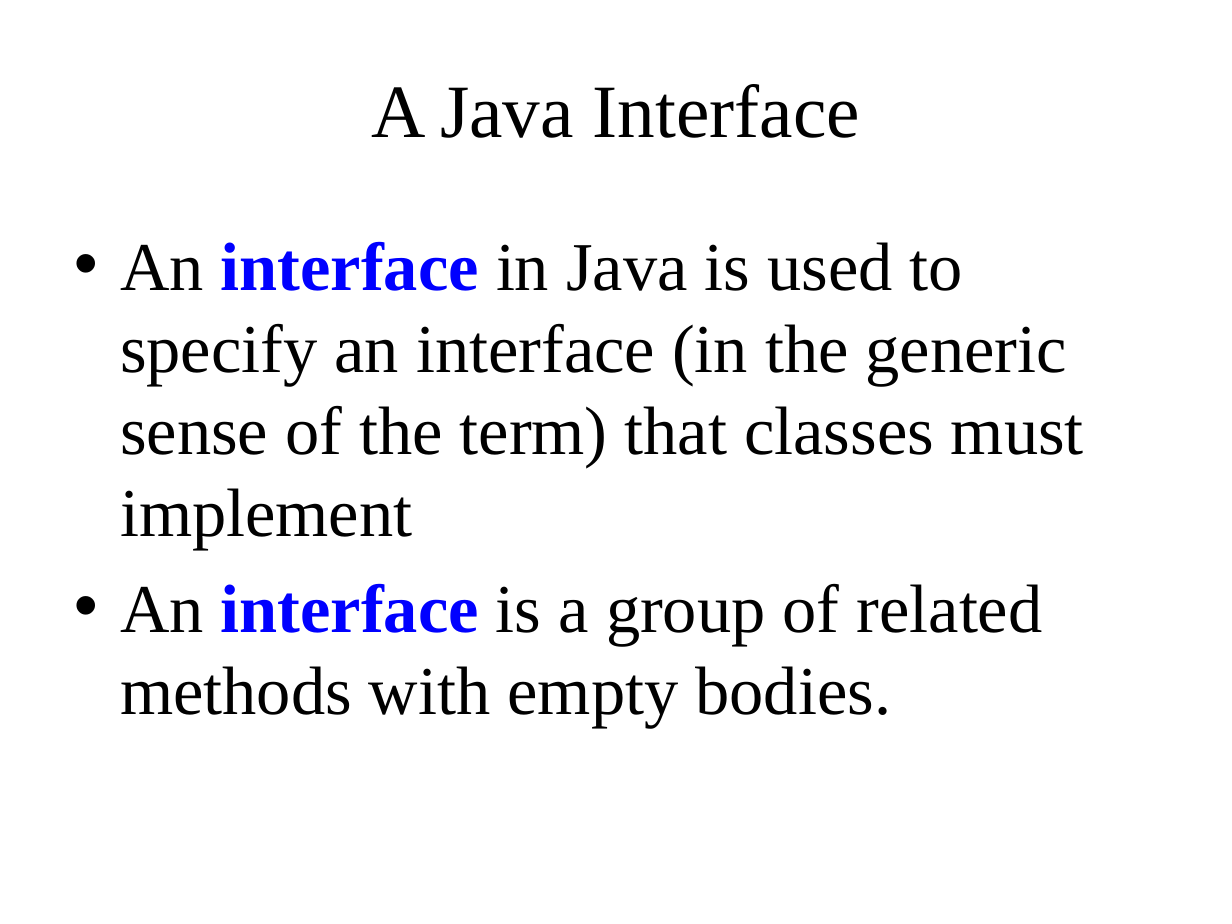
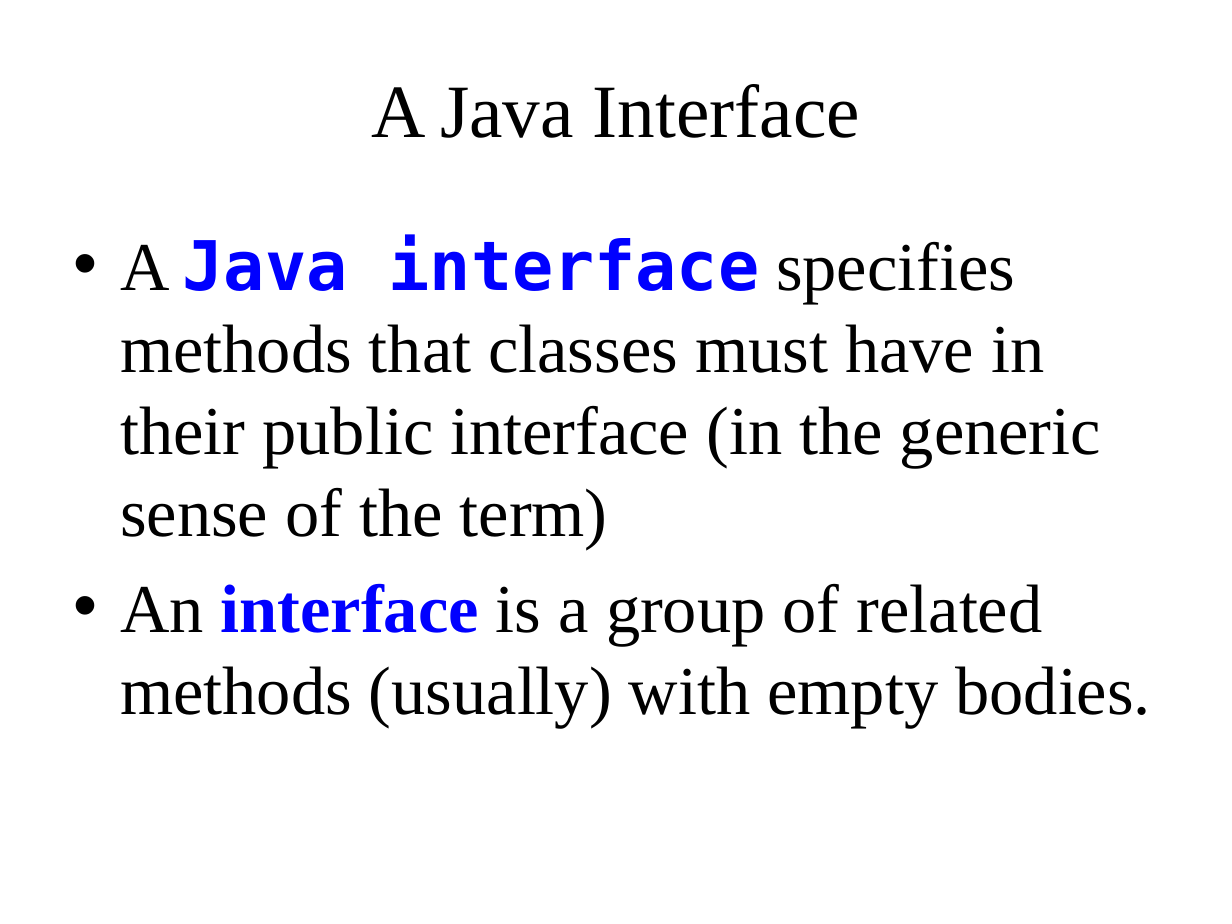
Before and after one commit to Cy-FairCS/cs3, a slide deck: slide 3 of u04b_interfaces/notes/_interfaces notes.pptx. Drawn at 1232x924 pixels with LibreOffice and Linux fonts; fonts in the diff are those of the drawing. Boxes give left, top, right and bottom in pixels: in the first picture for what was removed or moved away, otherwise in the second. Text is boxed around its words. In the diff, an @@ line names an element or a change of style, - is before the commit and + after.

```diff
--- a/u04b_interfaces/notes/_interfaces notes.pptx
+++ b/u04b_interfaces/notes/_interfaces notes.pptx
@@ text at <box>120,235,1151,727</box>: text changed @@
-• An interface in Java is used to specify an interface (in the generic sense of the term) that classes must implement
-• An interface is a group of related methods with empty bodies.
+• A Java interface specifies methods that classes must have in their public interface (in the generic sense of the term)
+• An interface is a group of related methods (usually) with empty bodies.
```
Also in this commit, not shown: 5 other slides changed, 6 slides added.
